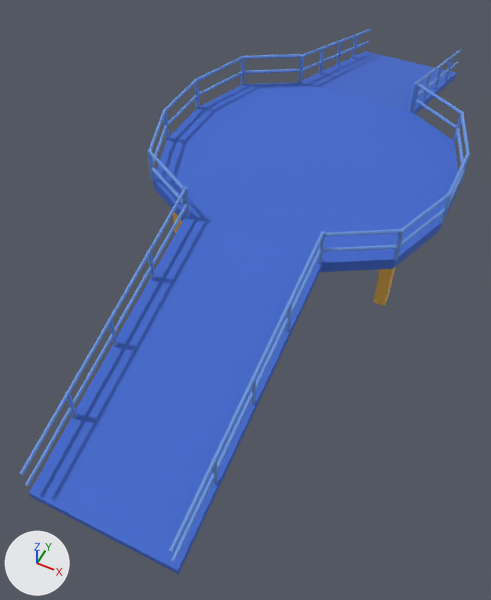
The glTF model assets/models/ferry/bridge.glb as it was, and as the next commit left it.
Camera for both pictures: a camera (50 mm lens) standing at (4.4, -16.4, 15.5) and looking at (-2.1, -3.4, -0.8). The lights are fixed; the arrows at lower left show +X, +Y and +Z. The older version comes first. Vertices at exactly the same position are counted once.

Names of what the first picture shows: 'bridge'.
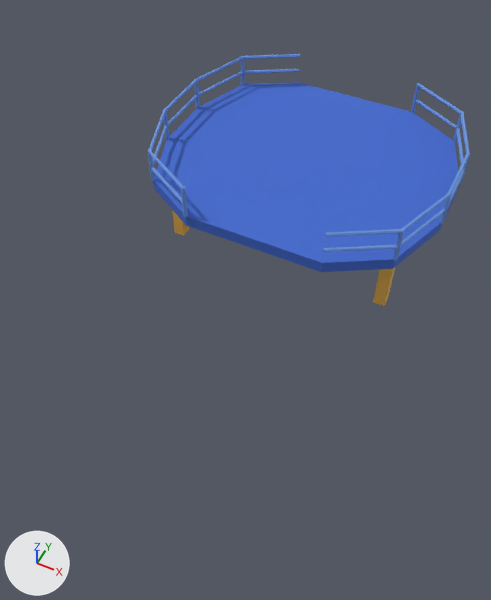
Pixel boxes [x1, y1, x2, y2] of what changed, in the pictures (491 x 600 px):
'bridge', reshaped (28% narrower, 54% shorter)
    before: [20, 29, 470, 574]
    after: [147, 54, 470, 306]
part 1 of me_bridge, deleted
    before: [20, 29, 462, 562]
part 2 of me_bridge, deleted (blue)
    before: [29, 51, 457, 574]

What changed in the scene script:
```text
Change me_bridge:
    used by ob_bridge; location = (0.0, 0.0, 0.0)
    remove me_bridge.from_pydata(...)  # 716 vertices, 1196 faces; spans x -6.2..3.0, y -12.0..12.0, z -0.2..3.7
    add me_bridge.from_pydata(...)  # 416 vertices, 692 faces; spans x -6.2..3.0, y -4.1..4.1, z 0.0..3.7
    me_bridge part 1: 24 loose pieces with 288 vertices, spanning x -3.7..0.5, y -12.0..12.0, z 0.4..3.7, are deleted
    me_bridge part 2
    12 vertices are removed from x -3.7..0.5, y -12.0..12.0, z -0.2..2.4
    24 faces are deleted
```
